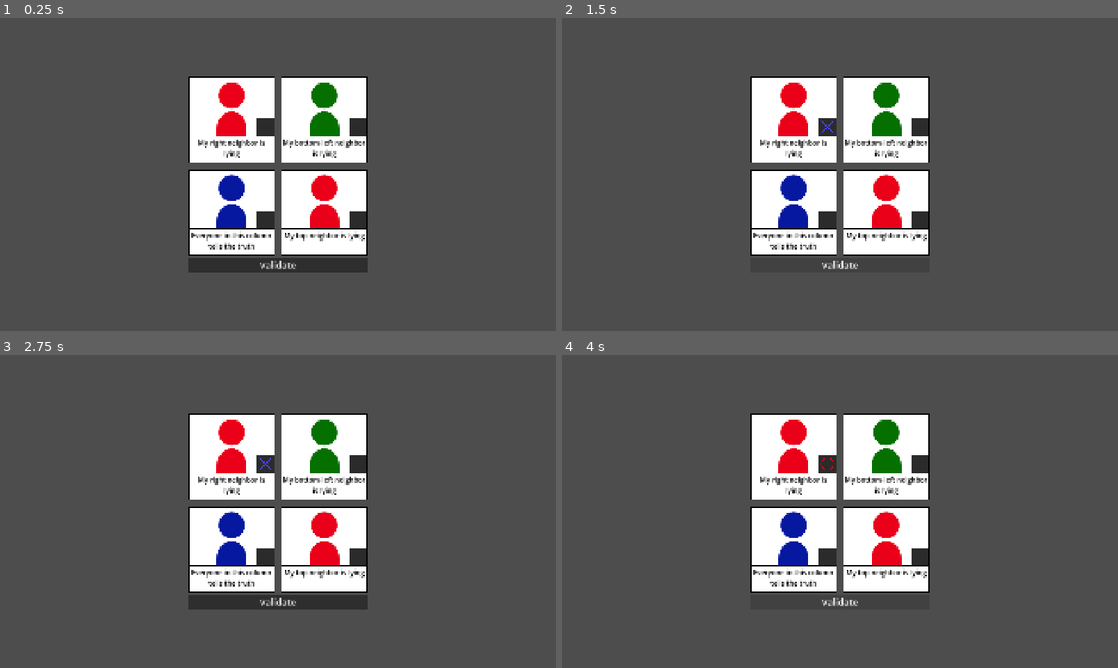
Above: before the commit, frames 1-4 (two rows, left to right).
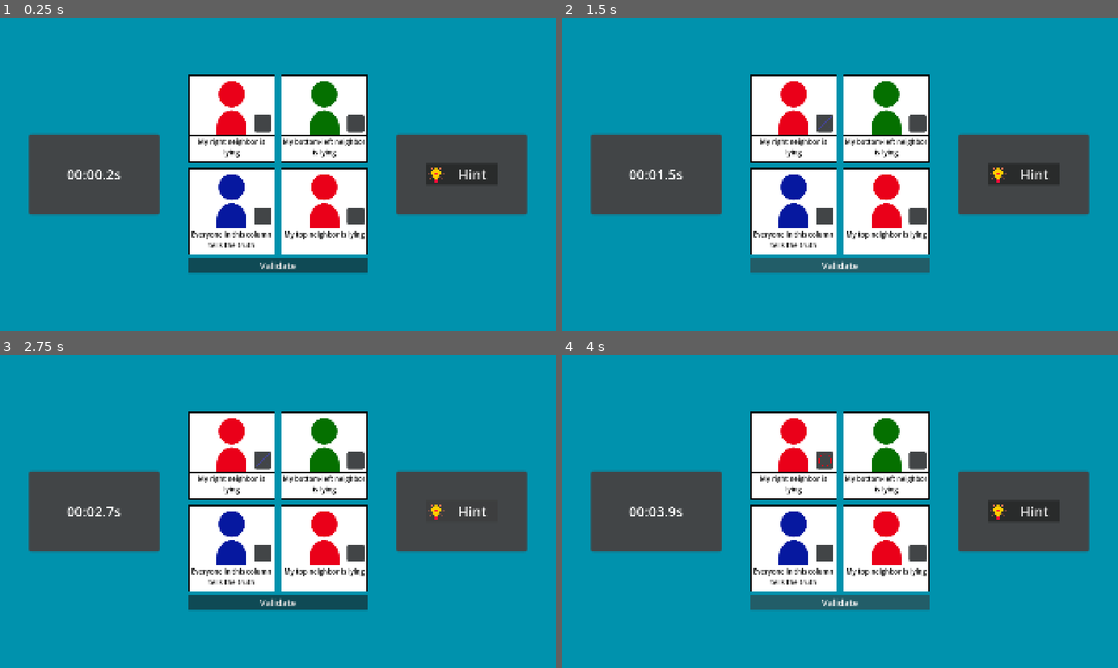
Above: after the commit, the same moments.

Repository: LaClimSx/PDS
Game: Godot game, scene res://scenes/level.tscn
Two runs of this game, one before a commit and one after it. Both use one fixed random seed, a clock stepped at 60 frames per second and the inputs below.
Inputs (mouse positions are in pixels of both pictures, inside the frame that each line leads up to):
- Up to frame 1 (0.25 s): no input
- Up to frame 2 (1.5 s): click (828, 127) at 0.52 s; click "Validate" at 1.25 s
- Up to frame 3 (2.75 s): click (461, 511) at 2 s, where only the run after the commit has a clickable "Hint"
- Up to frame 4 (4 s): click (828, 464) at 2.77 s; click "Validate" at 3.5 s

The runs differ from the first frame. In frame 1, 75% of the frame differs, in the area x 0-100%, y 0-100%; in frame 2, 75%; in frame 3, 74%; in frame 4, 75%.

Commit message:
Add stopwatch and (WIP) help button

Diff:
--- /dev/null
+++ b/assets/theme.tres
@@ -0,0 +1,11 @@
+[gd_resource type="Theme" format=3 uid="uid://dswlx0k1a324t"]
+
+[sub_resource type="StyleBoxFlat" id="StyleBoxFlat_jf287"]
+bg_color = Color(0.25702676, 0.27062315, 0.2764161, 1)
+corner_radius_top_left = 8
+corner_radius_top_right = 8
+corner_radius_bottom_right = 8
+corner_radius_bottom_left = 8
+
+[resource]
+PanelContainer/styles/panel = SubResource("StyleBoxFlat_jf287")
--- a/scenes/level.tscn
+++ b/scenes/level.tscn
@@ -1,7 +1,12 @@
 [gd_scene format=3 uid="uid://de2w83gncyih3"]
 
 [ext_resource type="PackedScene" uid="uid://b2qmulxjiaky" path="res://scenes/person.tscn" id="1_2q6dc"]
+[ext_resource type="Theme" uid="uid://dswlx0k1a324t" path="res://assets/theme.tres" id="1_mx8sn"]
 [ext_resource type="Script" uid="uid://dpau3lqabweyd" path="res://scripts/level.gd" id="1_w7c3h"]
+[ext_resource type="Texture2D" uid="uid://cy486nu351s0s" path="res://assets/art/help_icon.png" id="3_w8frs"]
+
+[sub_resource type="StyleBoxFlat" id="StyleBoxFlat_dnsif"]
+bg_color = Color(1.2513996e-06, 0.5703757, 0.6795612, 1)
 
 [node name="Level" type="Control" unique_id=1153732440]
 layout_mode = 3
@@ -10,50 +15,100 @@
 anchor_bottom = 1.0
 grow_horizontal = 2
 grow_vertical = 2
+theme = ExtResource("1_mx8sn")
 script = ExtResource("1_w7c3h")
 
-[node name="VBoxContainer" type="VBoxContainer" parent="." unique_id=1446626616]
+[node name="PanelContainer" type="PanelContainer" parent="." unique_id=1538312828]
 layout_mode = 1
-anchors_preset = 8
-anchor_left = 0.5
-anchor_top = 0.5
-anchor_right = 0.5
-anchor_bottom = 0.5
-offset_left = -133.0
-offset_top = -177.5
-offset_right = 133.0
-offset_bottom = 177.5
+anchors_preset = 15
+anchor_right = 1.0
+anchor_bottom = 1.0
 grow_horizontal = 2
 grow_vertical = 2
+theme_override_styles/panel = SubResource("StyleBoxFlat_dnsif")
 
-[node name="GridContainer" type="GridContainer" parent="VBoxContainer" unique_id=1456320327]
+[node name="HBoxContainer" type="HBoxContainer" parent="PanelContainer" unique_id=585180960]
+layout_mode = 2
+theme_override_constants/separation = 100
+alignment = 1
+
+[node name="MarginContainer" type="MarginContainer" parent="PanelContainer/HBoxContainer" unique_id=1529071435]
+layout_mode = 2
+size_flags_horizontal = 3
+theme_override_constants/margin_left = 100
+theme_override_constants/margin_top = 400
+theme_override_constants/margin_bottom = 400
+
+[node name="PanelContainer" type="PanelContainer" parent="PanelContainer/HBoxContainer/MarginContainer" unique_id=1003043316]
+custom_minimum_size = Vector2(250, 0)
+layout_mode = 2
+
+[node name="Stopwatch" type="Label" parent="PanelContainer/HBoxContainer/MarginContainer/PanelContainer" unique_id=188592079]
+unique_name_in_owner = true
+layout_mode = 2
+size_flags_horizontal = 4
+theme_override_font_sizes/font_size = 48
+text = "00:14.5s"
+horizontal_alignment = 1
+vertical_alignment = 1
+
+[node name="VBoxContainer" type="VBoxContainer" parent="PanelContainer/HBoxContainer" unique_id=1446626616]
+layout_mode = 2
+size_flags_horizontal = 4
+size_flags_vertical = 4
+theme_override_constants/separation = 10
+
+[node name="GridContainer" type="GridContainer" parent="PanelContainer/HBoxContainer/VBoxContainer" unique_id=1456320327]
+unique_name_in_owner = true
 layout_mode = 2
 theme_override_constants/h_separation = 20
 theme_override_constants/v_separation = 20
 columns = 2
 
-[node name="Person" parent="VBoxContainer/GridContainer" unique_id=1970352386 instance=ExtResource("1_2q6dc")]
+[node name="Person" parent="PanelContainer/HBoxContainer/VBoxContainer/GridContainer" unique_id=1970352386 instance=ExtResource("1_2q6dc")]
 layout_mode = 2
 text = "My right neighbor is lying"
 
-[node name="Person2" parent="VBoxContainer/GridContainer" unique_id=955561553 instance=ExtResource("1_2q6dc")]
+[node name="Person2" parent="PanelContainer/HBoxContainer/VBoxContainer/GridContainer" unique_id=955561553 instance=ExtResource("1_2q6dc")]
 layout_mode = 2
 color = 1
 is_liar = true
 text = "My bottom-left neighbor is lying"
 
-[node name="Person3" parent="VBoxContainer/GridContainer" unique_id=301645523 instance=ExtResource("1_2q6dc")]
+[node name="Person3" parent="PanelContainer/HBoxContainer/VBoxContainer/GridContainer" unique_id=301645523 instance=ExtResource("1_2q6dc")]
 layout_mode = 2
 color = 2
 text = "Everyone in this column tells the truth"
 
-[node name="Person4" parent="VBoxContainer/GridContainer" unique_id=1899548976 instance=ExtResource("1_2q6dc")]
+[node name="Person4" parent="PanelContainer/HBoxContainer/VBoxContainer/GridContainer" unique_id=1899548976 instance=ExtResource("1_2q6dc")]
 layout_mode = 2
 text = "My top neighbor is lying"
 
-[node name="ValidateButton" type="Button" parent="VBoxContainer" unique_id=778961792]
+[node name="ValidateButton" type="Button" parent="PanelContainer/HBoxContainer/VBoxContainer" unique_id=778961792]
 layout_mode = 2
 theme_override_font_sizes/font_size = 32
 text = "Validate"
 
-[connection signal="pressed" from="VBoxContainer/ValidateButton" to="." method="_on_validate_button_pressed"]
+[node name="MarginContainer2" type="MarginContainer" parent="PanelContainer/HBoxContainer" unique_id=1258875020]
+layout_mode = 2
+size_flags_horizontal = 3
+theme_override_constants/margin_top = 400
+theme_override_constants/margin_right = 100
+theme_override_constants/margin_bottom = 400
+
+[node name="PanelContainer" type="PanelContainer" parent="PanelContainer/HBoxContainer/MarginContainer2" unique_id=83800399]
+custom_minimum_size = Vector2(250, 0)
+layout_mode = 2
+
+[node name="HintButton" type="Button" parent="PanelContainer/HBoxContainer/MarginContainer2/PanelContainer" unique_id=612600384]
+unique_name_in_owner = true
+custom_minimum_size = Vector2(250, 0)
+layout_mode = 2
+size_flags_horizontal = 4
+size_flags_vertical = 4
+theme_override_constants/h_separation = 10
+theme_override_font_sizes/font_size = 48
+text = "Hint"
+icon = ExtResource("3_w8frs")
+
+[connection signal="pressed" from="PanelContainer/HBoxContainer/VBoxContainer/ValidateButton" to="." method="_on_validate_button_pressed"]
--- a/scenes/person.tscn
+++ b/scenes/person.tscn
@@ -17,9 +17,6 @@
 border_width_bottom = 4
 border_color = Color(0, 0, 0, 1)
 
-[sub_resource type="StyleBoxFlat" id="StyleBoxFlat_ieukf"]
-bg_color = Color(0.16924527, 0.16924533, 0.16924518, 1)
-
 [node name="Person" type="PanelContainer" unique_id=1970352386]
 custom_minimum_size = Vector2(300, 300)
 offset_right = 40.0
@@ -35,19 +32,25 @@
 theme_override_styles/panel = SubResource("StyleBoxFlat_h4n5y")
 
 [node name="TextureRect" type="TextureRect" parent="VBoxContainer/Control" unique_id=1991069750]
+unique_name_in_owner = true
 custom_minimum_size = Vector2(0, 200)
 layout_mode = 2
 texture = ExtResource("2_jf287")
 expand_mode = 1
 stretch_mode = 5
 
-[node name="PanelContainer" type="PanelContainer" parent="VBoxContainer/Control" unique_id=362885620]
+[node name="MarginContainer" type="MarginContainer" parent="VBoxContainer/Control" unique_id=562691439]
+layout_mode = 2
+theme_override_constants/margin_right = 8
+theme_override_constants/margin_bottom = 8
+
+[node name="PanelContainer" type="PanelContainer" parent="VBoxContainer/Control/MarginContainer" unique_id=362885620]
 layout_mode = 2
 size_flags_horizontal = 8
 size_flags_vertical = 8
-theme_override_styles/panel = SubResource("StyleBoxFlat_ieukf")
 
-[node name="MarkerButton" parent="VBoxContainer/Control/PanelContainer" unique_id=1708873835 instance=ExtResource("3_jf287")]
+[node name="MarkerButton" parent="VBoxContainer/Control/MarginContainer/PanelContainer" unique_id=1708873835 instance=ExtResource("3_jf287")]
+unique_name_in_owner = true
 layout_mode = 2
 size_flags_horizontal = 4
 size_flags_vertical = 4
--- a/scripts/level.gd
+++ b/scripts/level.gd
@@ -1,6 +1,17 @@
 extends Control
 
-@onready var persons : Array = $VBoxContainer/GridContainer.get_children()
+@onready var persons : Array = %GridContainer.get_children()
+@onready var stopwatch : Label = %Stopwatch
+
+var time_passed: float = 0.0
+
+func _process(delta: float) -> void:
+	time_passed += delta
+	var minutes : int = int(time_passed / 60.0)
+	var min_string: String = "0" + str(minutes) if minutes < 10 else str(minutes)
+	var seconds : float = time_passed - 60 * minutes
+	var sec_string: String = "0" + str(seconds).pad_decimals(1) if seconds < 10 else str(seconds).pad_decimals(1)
+	stopwatch.text = min_string + ":" + sec_string + "s"
 
 
 func _on_validate_button_pressed() -> void:
--- a/scripts/person.gd
+++ b/scripts/person.gd
@@ -12,8 +12,8 @@
 @export var is_liar: bool = false
 @export var text : String
 
-@onready var texture_rect : TextureRect = $VBoxContainer/Control/TextureRect
-@onready var marker_button : MarkerButton = $VBoxContainer/Control/PanelContainer/MarkerButton
+@onready var texture_rect : TextureRect = %TextureRect
+@onready var marker_button : MarkerButton = %MarkerButton
 
 @onready var red_texture : CompressedTexture2D = preload("res://assets/art/red_person.svg")
 @onready var green_texture : CompressedTexture2D = preload("res://assets/art/green_person.svg")
Binary file added: assets/art/help_icon.png
Not shown, added: assets/art/help_icon.png.import
